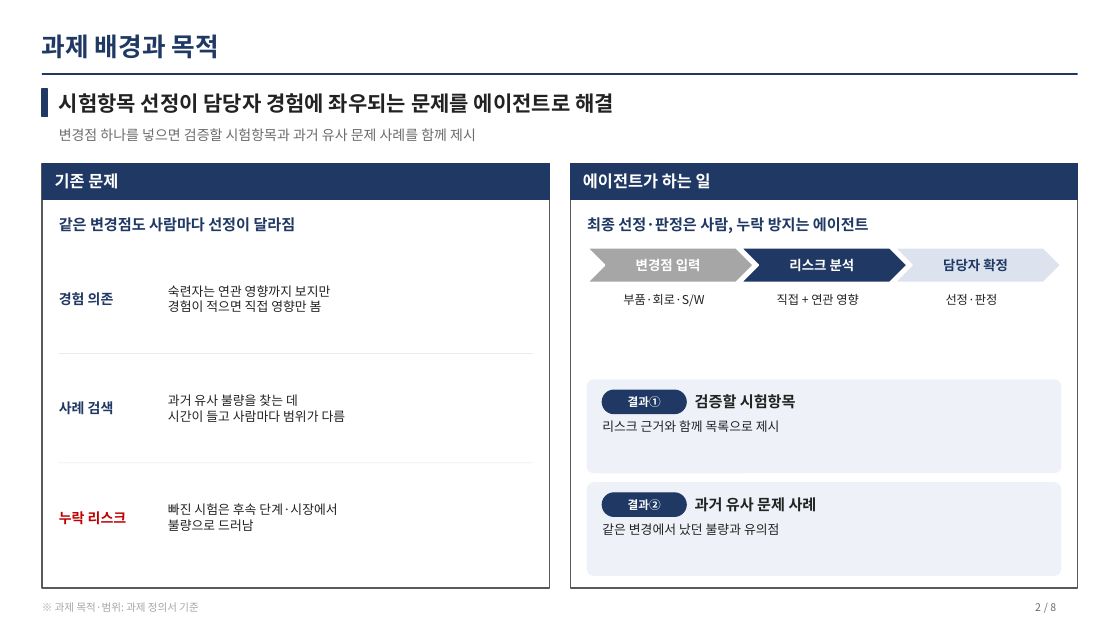
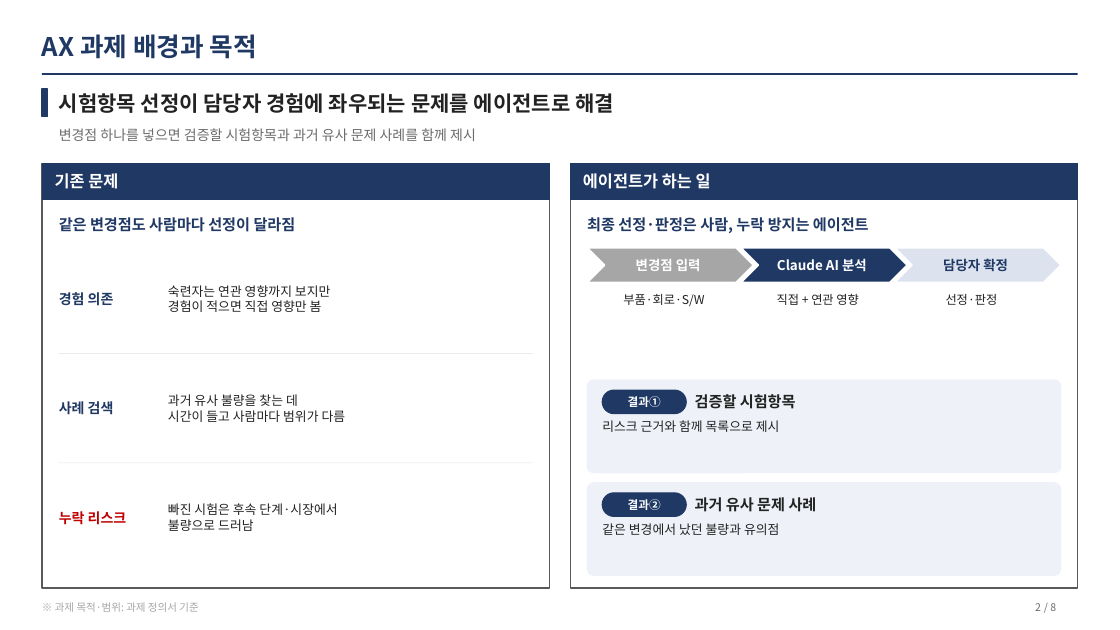
Before and after one commit to kimeungjin-cmd/Start1, a slide deck: slide 2 of output/vp/시험항목자동선정_성과보고.pptx. Drawn at 1120x630 pixels with LibreOffice and Linux fonts; fonts in the diff are those of the drawing. Boxes give left, top, right and bottom in pixels: in the first picture for what was removed or moved away, otherwise in the second. Text is boxed around its words. In the diff, an @@ line names an element or a change of style, - is before the commit and + after.

```diff
--- a/output/vp/시험항목자동선정_성과보고.pptx
+++ b/output/vp/시험항목자동선정_성과보고.pptx
@@ text at [42,34,257,59]: text changed @@
-과제 배경과 목적
+AX 과제 배경과 목적
@@ text at [777,258,867,272]: text changed @@
-리스크 분석
+Claude AI 분석
```
Also in this commit, not shown: 4 other slides changed, 4 other files.
